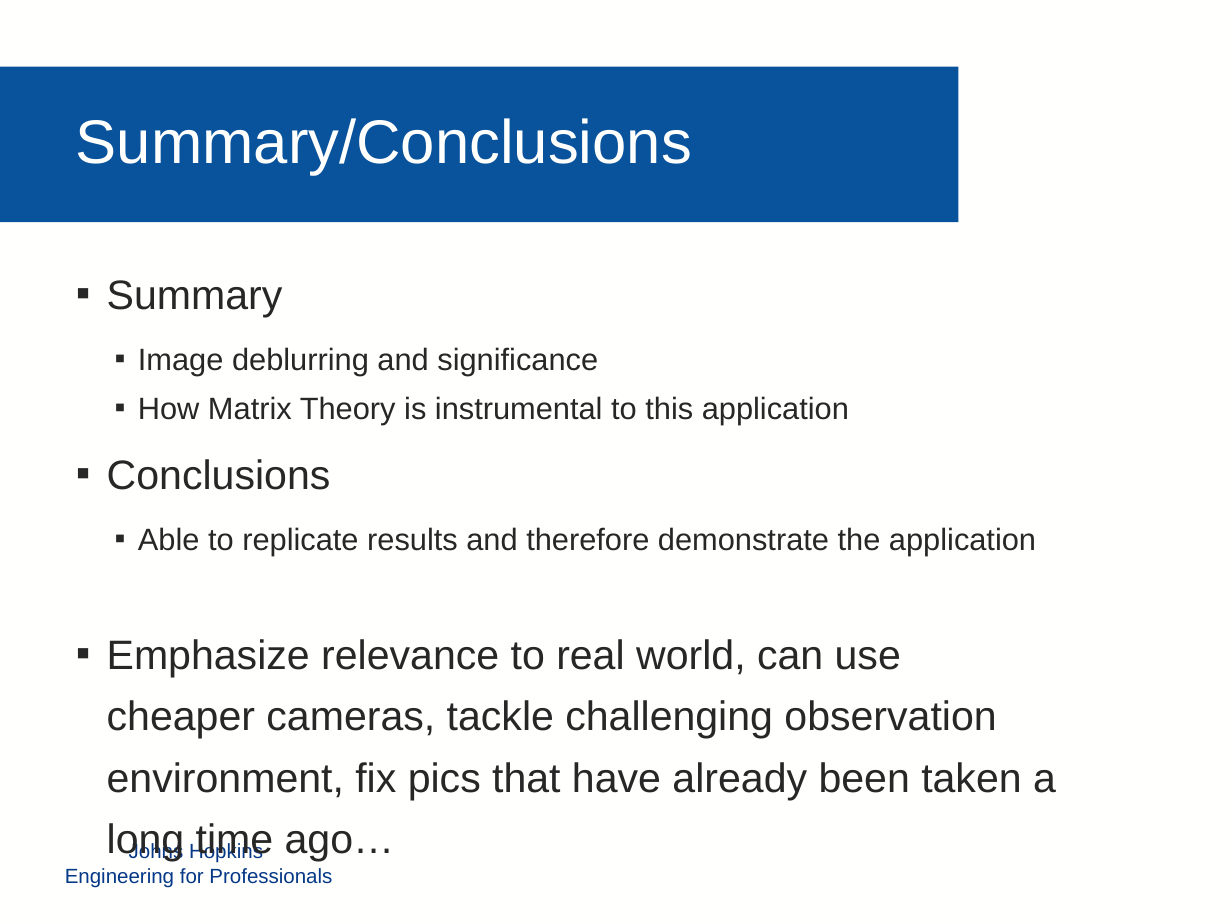
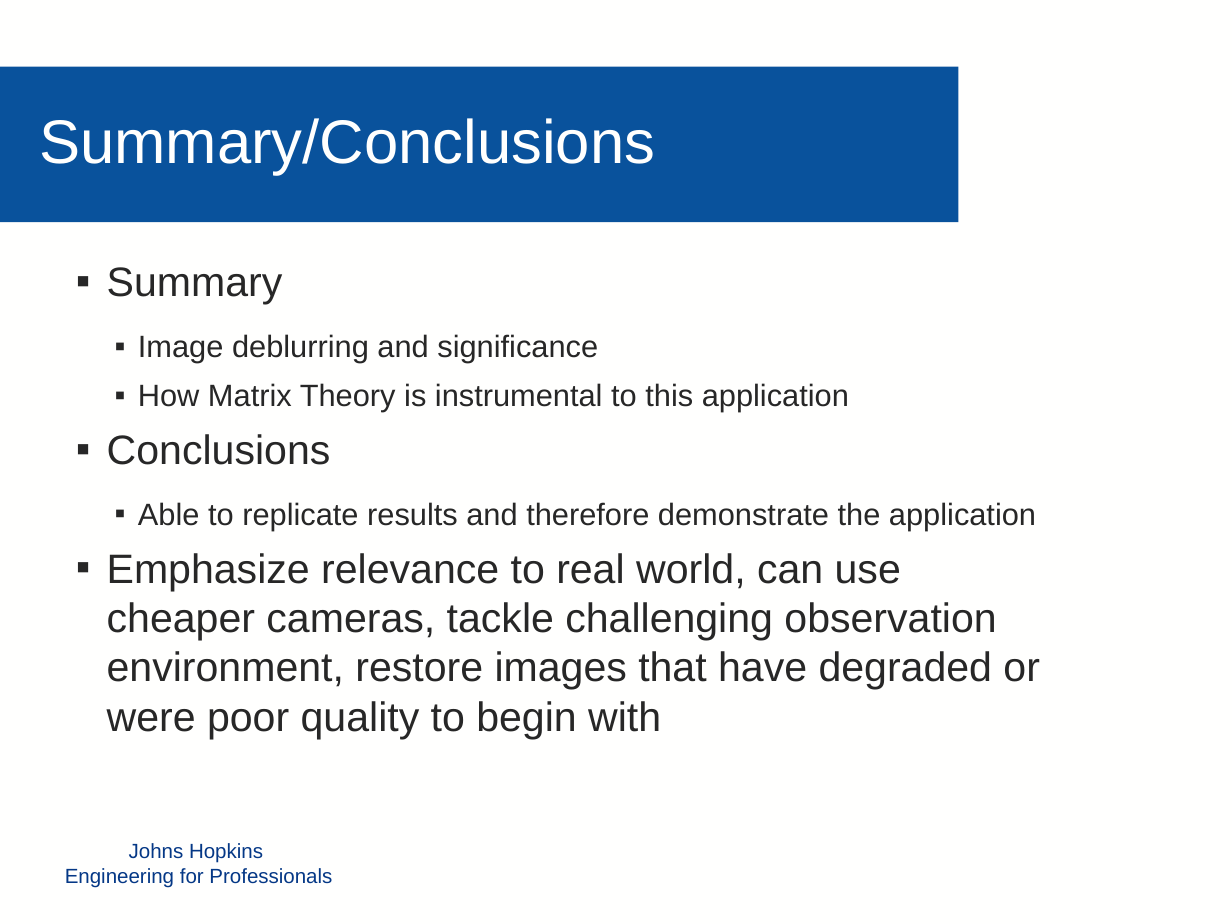
Before and after one commit to mollyn/matrixTheoryProject, a slide deck: slide 10 of Presentation/Diederich_Grassi_Nichols_PPT.pptx (slide 8 before the commit). Drawn at 1232x924 pixels with LibreOffice and Linux fonts; fonts in the diff are those of the drawing; background and template pictures are left out. Boxes give left, top, right and bottom in pixels: in the first picture for what was removed or moved away, otherwise in the second. Text is boxed around its words. In the diff, an @@ line names an element or a change of style, - is before the commit and + after.

```diff
--- a/Presentation/Diederich_Grassi_Nichols_PPT.pptx
+++ b/Presentation/Diederich_Grassi_Nichols_PPT.pptx
@@ text "Summary/Conclusions": place and size @@
-text "Summary/Conclusions" at (76,118,692,175)
+text "Summary/Conclusions" at (39,118,655,175)
@@ text at (107,267,331,465): line spacing 36pt to 1 @@
@@ text at (107,553,1040,739): text changed @@
-▪ Emphasize relevance to real world, can use cheaper cameras, tackle challenging observation environment, fix pics that have already been taken a long time ago…
+▪ Emphasize relevance to real world, can use cheaper cameras, tackle challenging observation environment, restore images that have degraded or were poor quality to begin with
```
Also in this commit, not shown: 5 other slides changed, 5 slides added, 4 slides removed, 3 other files.
